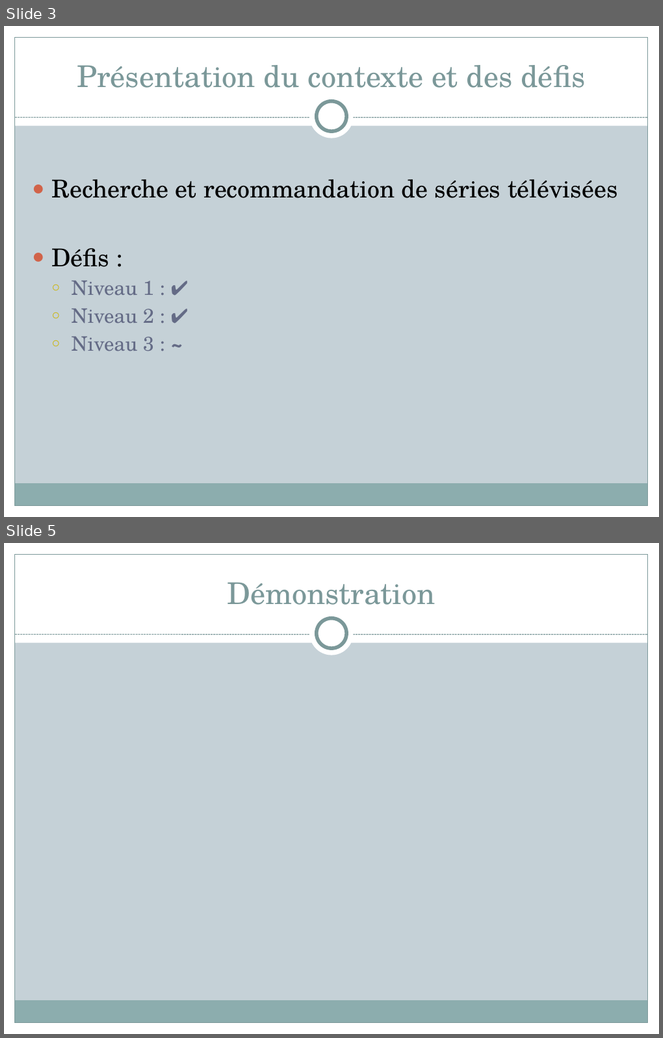
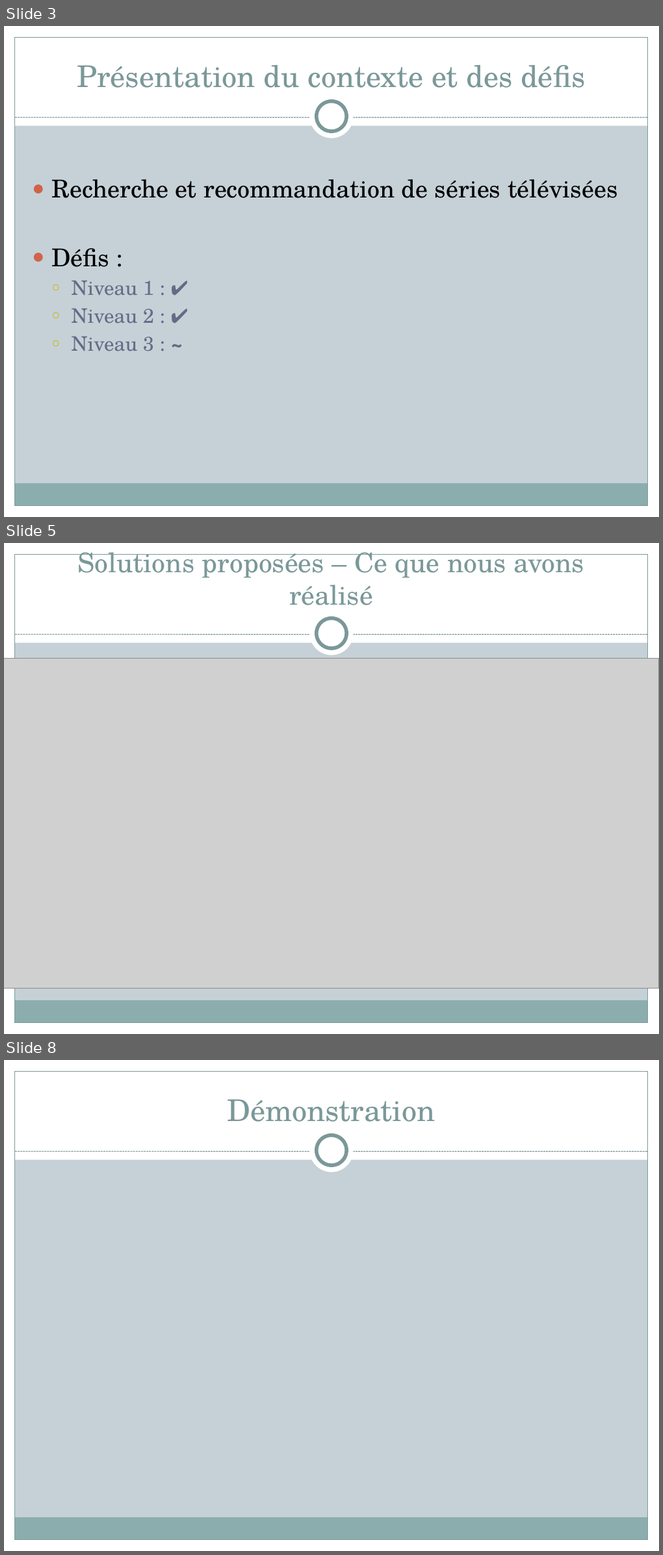
Before and after one commit to 0neiroi/SeriesRecommendation, a slide deck: Présentation-groupe-09-sc.pptx. Shown one above the other, each under a label of ours: slides 3 and 5 before the commit, slides 3, 5 and 8 after it; the slides between them are not shown. The pictures are 663x1038 and 663x1555 pixels, drawn with LibreOffice and Linux fonts; fonts in the diff are those of the drawing; grey boxes stand for pictures. Boxes give left, top, right and bottom in pixels: in the first picture for what was removed or moved away, otherwise in the second. Text is boxed around its words. In the diff, an @@ line names an element or a change of style, - is before the commit and + after.

```diff
--- a/Présentation-groupe-09-sc.pptx
+++ b/Présentation-groupe-09-sc.pptx
@@ slide 5 added at box(4, 543, 659, 1034), background #C5D1D7; not listed: 9 template elements that a slide beside it also shows @@
@@ title added at box(77, 552, 585, 605), 29.7 pt, text #7C999A @@
+Solutions proposées – Ce que nous avons réalisé
@@ picture added at box(4, 658, 659, 988) @@
@@ what was slide 5 is now slide 8 @@
```
Also in this commit, not shown: 3 other slides added, 1 slide removed.
